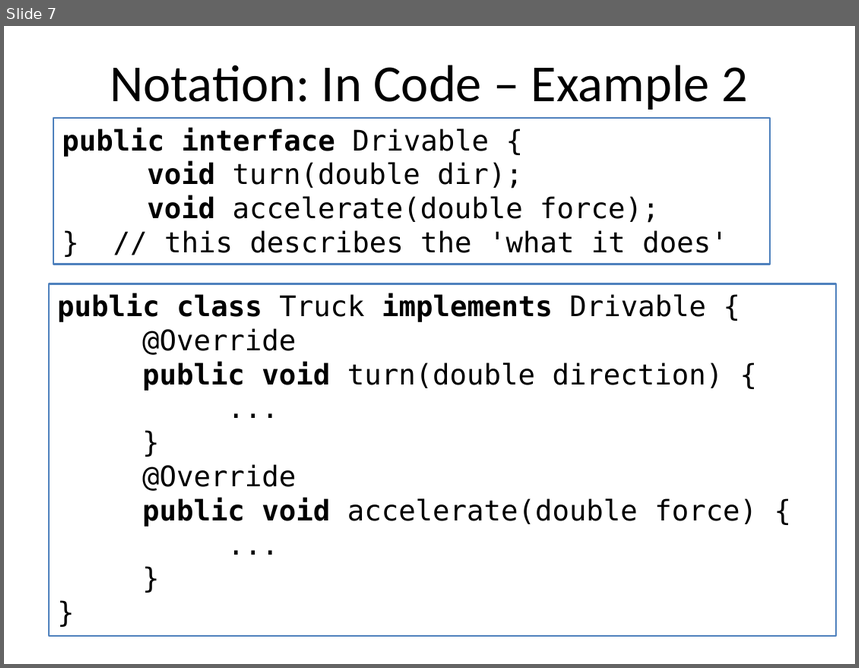
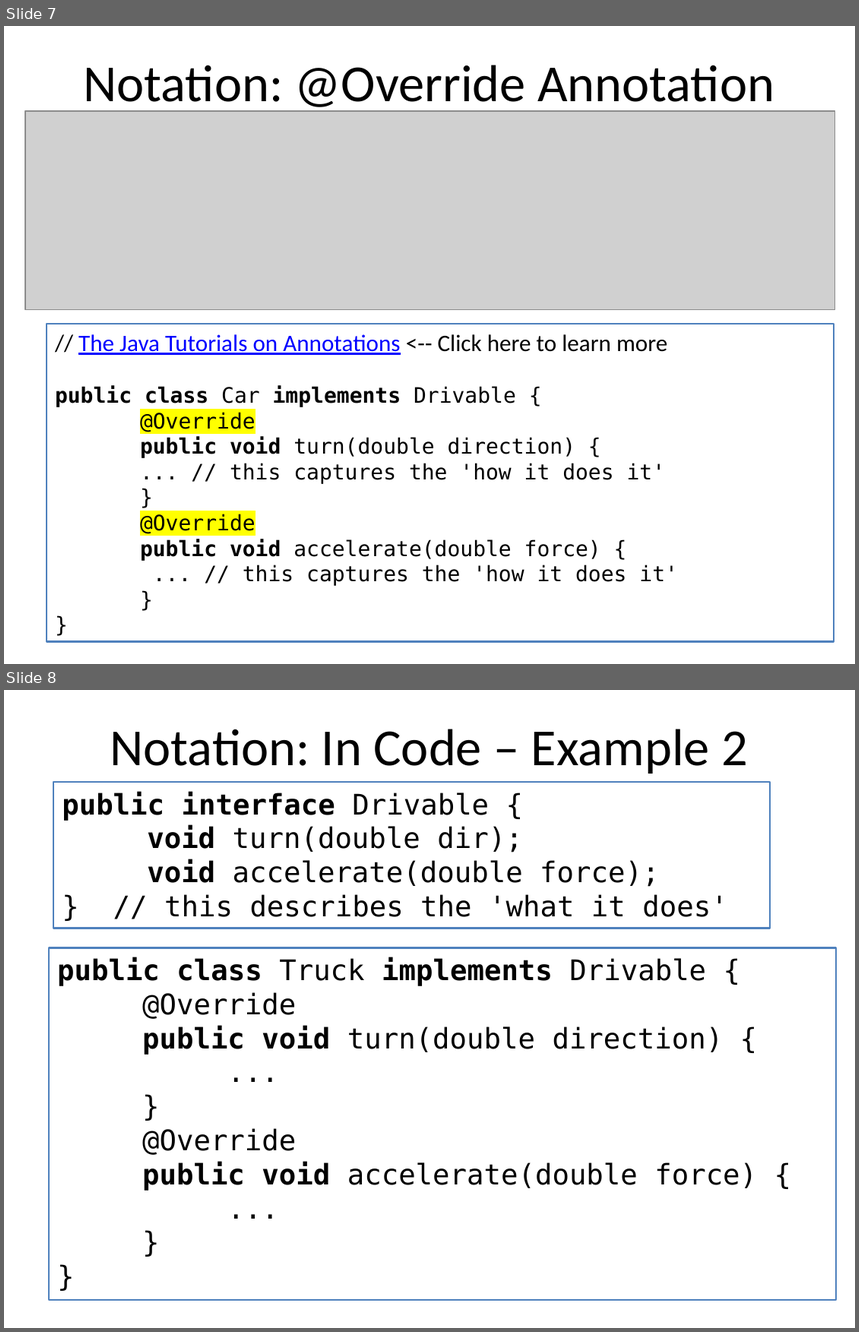
Before and after one commit to RHIT-CSSE/csse220, a slide deck: ClassMaterials/Interfaces/Slides/Interfaces.pptx. Shown one above the other, each under a label of ours: slide 7 before the commit, slides 7 and 8 after it. The pictures are 859x668 and 859x1332 pixels, drawn with LibreOffice and Linux fonts; fonts in the diff are those of the drawing; grey boxes stand for pictures. Boxes give left, top, right and bottom in pixels: in the first picture for what was removed or moved away, otherwise in the second. Text is boxed around its words. In the diff, an @@ line names an element or a change of style, - is before the commit and + after.

Commit message:
added slide on Annotations

```diff
--- a/ClassMaterials/Interfaces/Slides/Interfaces.pptx
+++ b/ClassMaterials/Interfaces/Slides/Interfaces.pptx
@@ slide 7 added at [4,26,855,664], background #FFFFFF @@
@@ title added at [83,65,775,114], 44 pt, text #000000 @@
+Notation: @Override Annotation
@@ picture added at [25,111,835,309] @@
@@ rectangle added at [47,324,834,642], outline #4F81BD 1.5 pt, 18 pt, text #000000 @@
+// The Java Tutorials on Annotations <-- Click here to learn more
+public class Car implements Drivable {
+@Override
+public void turn(double direction) {
+... // this captures the 'how it does it'
+}
+@Override
+public void accelerate(double force) {
+... // this captures the 'how it does it'
+}
+}
@@ what was slide 7 is now slide 8 @@
```
